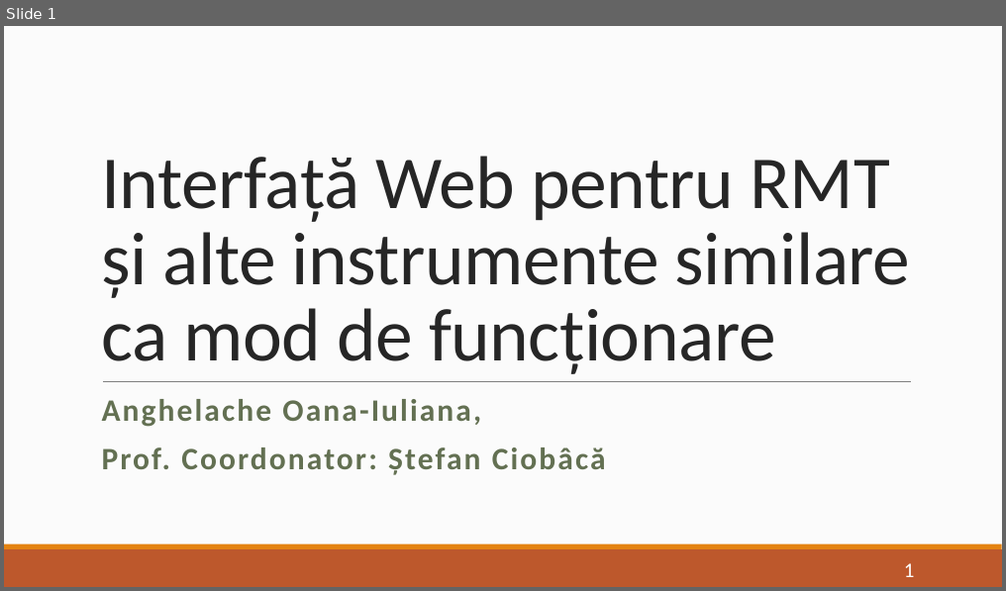
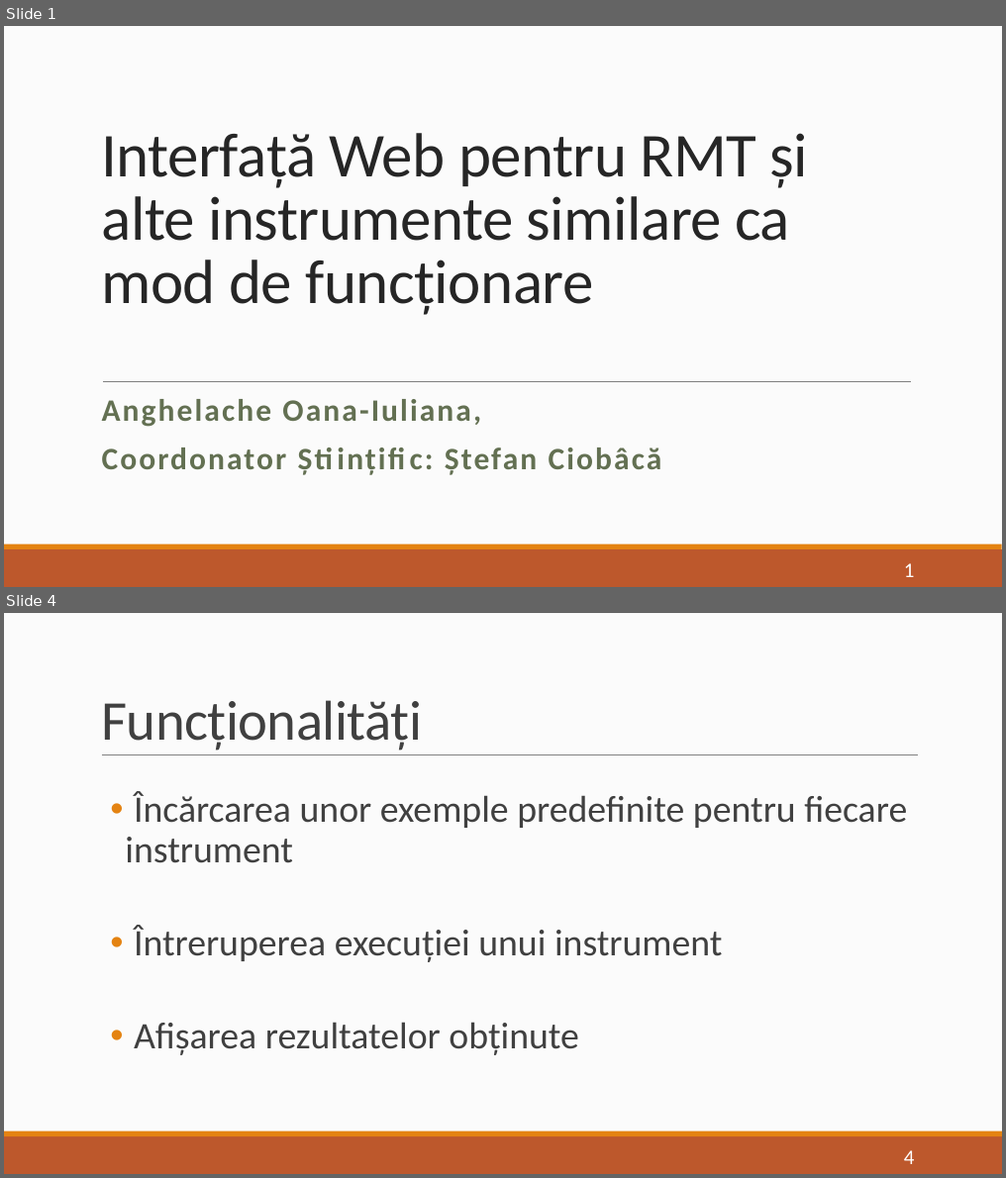
Before and after one commit to oana-a/Licenta2017, a slide deck: Licenta2017AnghelacheOana-Iuliana/Prezentare.pptx. Shown one above the other, each under a label of ours: slide 1 before the commit, slides 1 and 4 after it; the slides between them are not shown. The pictures are 1006x591 and 1006x1178 pixels, drawn with LibreOffice and Linux fonts; fonts in the diff are those of the drawing. Boxes give left, top, right and bottom in pixels: in the first picture for what was removed or moved away, otherwise in the second. Text is boxed around its words. In the diff, an @@ line names an element or a change of style, - is before the commit and + after.

```diff
--- a/Licenta2017AnghelacheOana-Iuliana/Prezentare.pptx
+++ b/Licenta2017AnghelacheOana-Iuliana/Prezentare.pptx
@@ slide 4 added at (4,613,1002,1174), background #FCFCFC; not listed: 2 template elements that a slide beside it also shows @@
@@ title added at (101,700,422,751), 54 pt, text #404040 @@
+Funcționalități
@@ line added from (102, 756) to (918, 756), #808080 0.5 pt @@
@@ text added at (125,791,907,1056), 36 pt, text #404040 @@
+  • Încărcarea unor exemple predefinite pentru fiecare instrument
+  • Întreruperea execuției unui instrument
+  • Afișarea rezultatelor obținute
@@ page number added at (904,1151,915,1164), 20 pt, text #FFFFFF @@
+4
@@ slide 1 changed as well @@
@@ title "Interfață Web pentru RMT și ...": place and size @@
-title "Interfață Web pentru RMT și ..." at (101,156,910,374)
+title "Interfață Web pentru RMT și ..." at (102,133,808,315)
@@ title "Interfață Web pentru RMT și ..." at (102,133,808,315): size 72 to 60 pt @@
@@ subtitle at (102,448,662,475): text changed @@
-Prof. Coordonator: Ștefan Ciobâcă
+Coordonator Științific: Ștefan Ciobâcă
```
Also in this commit, not shown: 7 other slides added, 1 slide removed.
